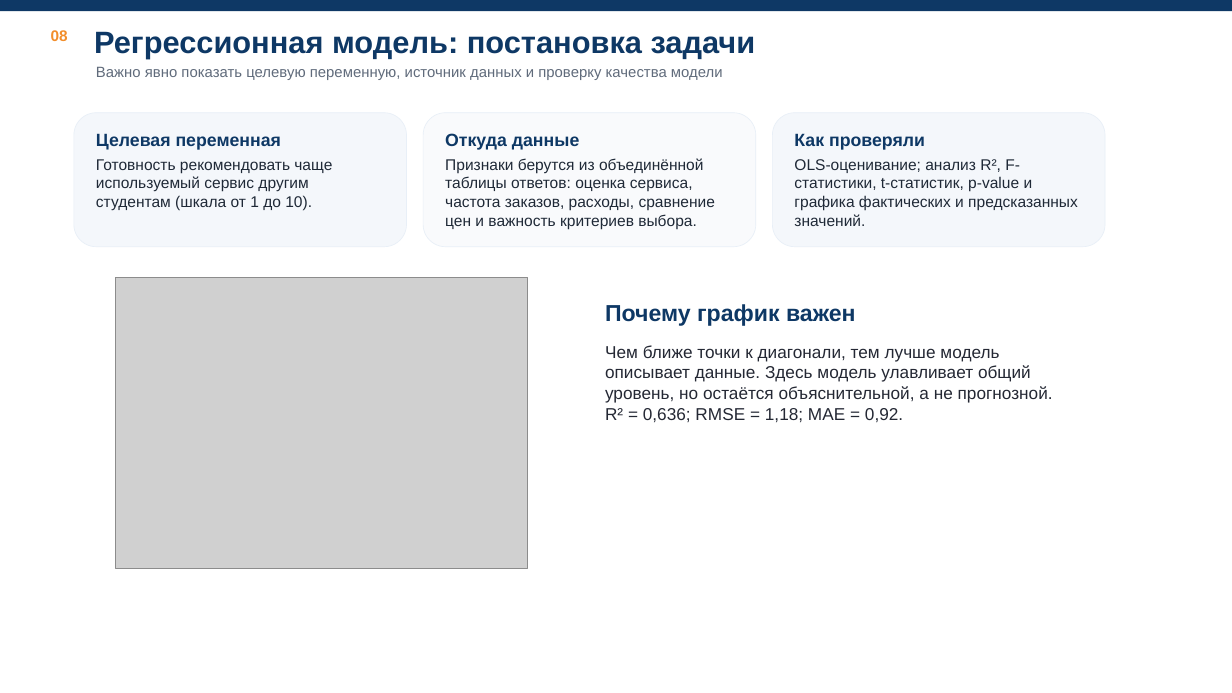
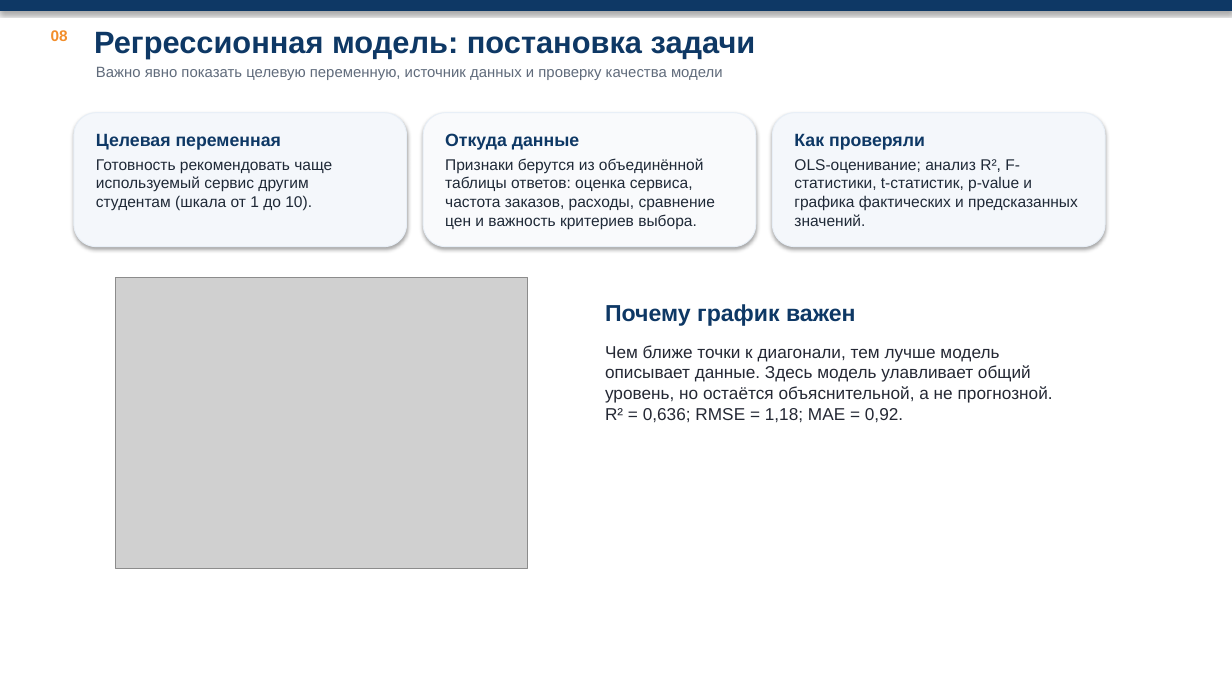
Before and after one commit to Echways/SPoI, a slide deck: slide 8 of lab-3/presentation/Presentation.pptx. Drawn at 1232x693 pixels with LibreOffice and Linux fonts; fonts in the diff are those of the drawing; grey boxes stand for pictures; background and template pictures are left out. Boxes give left, top, right and bottom in pixels: in the first picture for what was removed or moved away, otherwise in the second. Text is boxed around its words. In the diff, an @@ line names an element or a change of style, - is before the commit and + after.

```diff
--- a/lab-3/presentation/Presentation.pptx
+++ b/lab-3/presentation/Presentation.pptx
@@ rectangle at box(0, 0, 1232, 11): shadow on @@
@@ rectangle added at box(0, 0, 1232, 693), fill #FFFFFF @@
@@ outline #E8EFF7 0.5 pt to #E8EFF7 0.75 pt; shadow on; proportions changed in 3 elements at box(74, 113, 407, 247), box(423, 113, 756, 247), box(773, 113, 1105, 247) @@
```
Also in this commit, not shown: 9 other slides changed.
